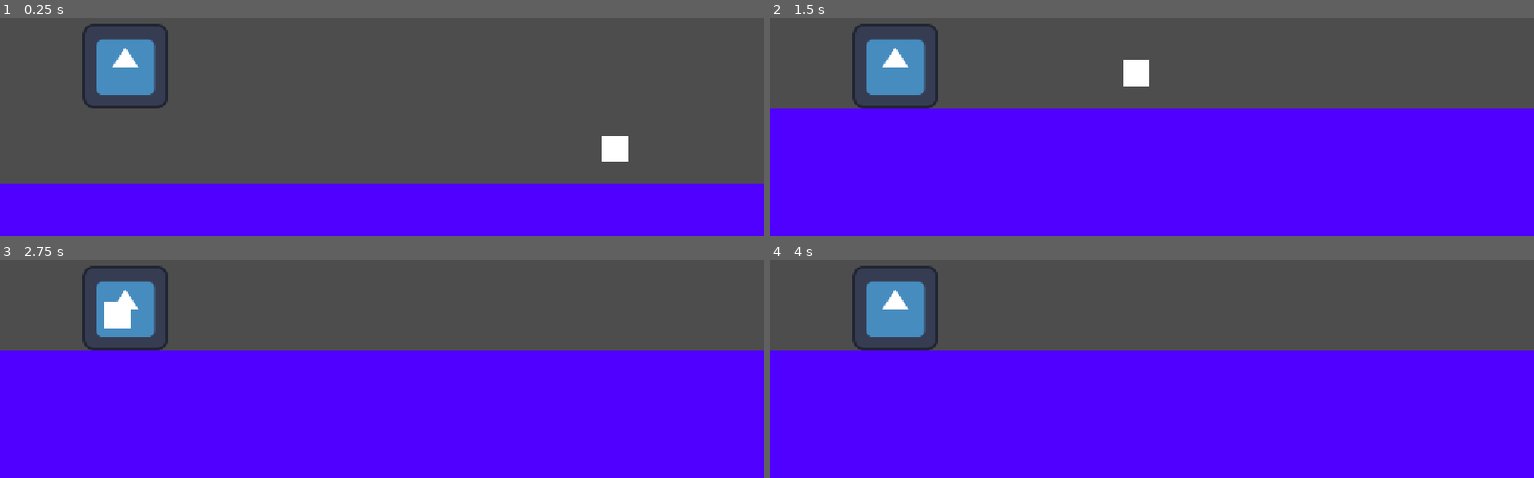
Above: before the commit, frames 1-4 (two rows, left to right).
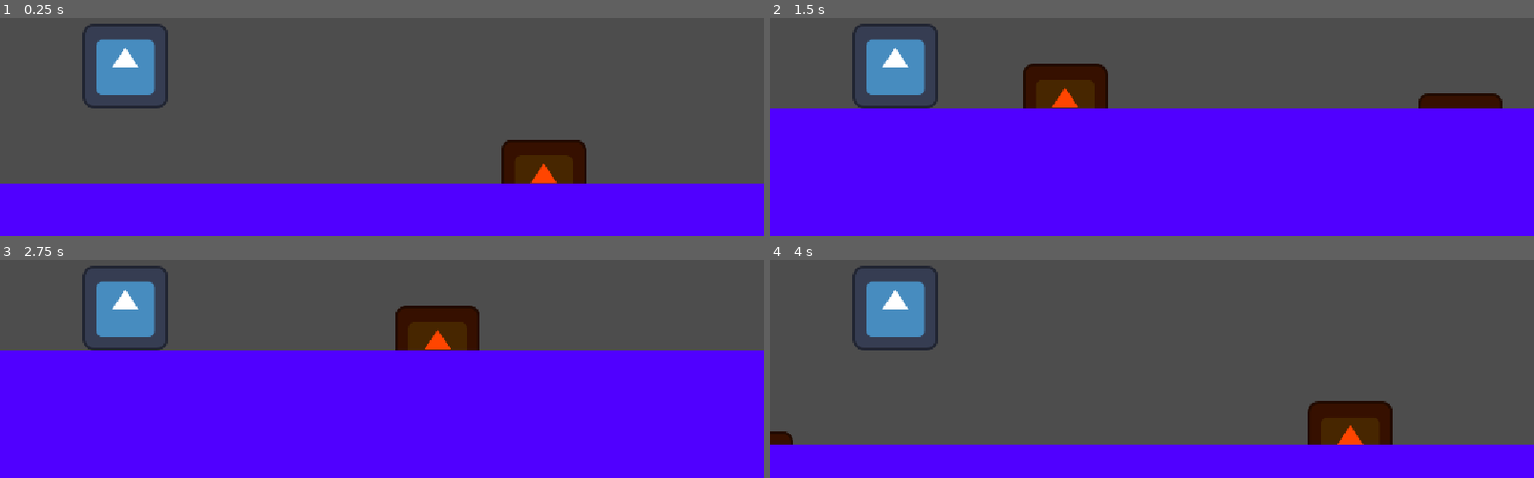
Above: after the commit, the same moments.

Repository: AJMoraes-58/Grupo9-infinite-runner
Game: Godot game, scene res://Cenas/mundo.tscn
The game is run twice, just before and just after one commit, with the same random seed, the same clock (stepped at 60 frames per second) and the same inputs. The engine's default icon, where the game draws it, is replaced by a stand-in: a white triangle on a blue panel in a dark square.
Inputs:
- Up to frame 1 (0.25 s): no input
- Up to frame 2 (1.5 s): hold Up (ui_up) from 0.53 s (still down)
- Up to frame 3 (2.75 s): release Up (ui_up) at 2.03 s
- Up to frame 4 (4 s): hold Up (ui_up) from 2.78 s (still down)

The runs differ from the first frame. In frame 1, 2.6% of the frame differs, in the area x 65-83%, y 54-76%; in frame 2, 3.4%; in frame 3, 2.6%; in frame 4, 43%, in the area x 0-100%, y 41-85%.

Commit message:
implementa a mecanica de colisao com obstaculos e o reinicio do jogo

Diff:
--- /dev/null
+++ b/Cenas/obstaculo_simples.tscn
@@ -0,0 +1,17 @@
+[gd_scene format=3 uid="uid://b5a1p5bnx7wd1"]
+
+[ext_resource type="Script" uid="uid://bxp4674ubmyym" path="res://Scripts/obstaculo_simples.gd" id="1_yg75w"]
+[ext_resource type="Texture2D" uid="uid://dc5t4hcakfa0n" path="res://icon.svg" id="1_ypbgm"]
+
+[sub_resource type="RectangleShape2D" id="RectangleShape2D_yg75w"]
+size = Vector2(128, 128)
+
+[node name="obstaculoSimples" type="Area2D" unique_id=158388069]
+script = ExtResource("1_yg75w")
+
+[node name="Sprite2D" type="Sprite2D" parent="." unique_id=915972913]
+modulate = Color(1, 0.27058825, 0, 1)
+texture = ExtResource("1_ypbgm")
+
+[node name="CollisionShape2D" type="CollisionShape2D" parent="." unique_id=956118933]
+shape = SubResource("RectangleShape2D_yg75w")
--- a/Cenas/segmento.tscn
+++ b/Cenas/segmento.tscn
@@ -1,9 +1,17 @@
 [gd_scene format=3 uid="uid://c84favsh5ccip"]
+
+[ext_resource type="PackedScene" uid="uid://b5a1p5bnx7wd1" path="res://Cenas/obstaculo_simples.tscn" id="1_fb153"]
 
 [sub_resource type="RectangleShape2D" id="RectangleShape2D_iv7sf"]
 size = Vector2(1500, 27)
 
 [node name="segmento" type="Node2D" unique_id=662211891]
+
+[node name="obstaculoSimples" parent="." unique_id=158388069 instance=ExtResource("1_fb153")]
+position = Vector2(792, 636)
+
+[node name="obstaculoSimples2" parent="." unique_id=626379676 instance=ExtResource("1_fb153")]
+position = Vector2(-112, 681)
 
 [node name="chao" type="StaticBody2D" parent="." unique_id=1642318362]
 position = Vector2(0, 650)
@@ -19,9 +27,3 @@
 offset_bottom = 289.0
 color = Color(0.3137255, 0, 1, 1)
 metadata/_edit_use_anchors_ = true
-
-[node name="ColorRect2" type="ColorRect" parent="chao" unique_id=768965816]
-offset_left = 879.0
-offset_top = -84.0
-offset_right = 919.0
-offset_bottom = -44.0
--- a/Scripts/mundo.gd
+++ b/Scripts/mundo.gd
@@ -13,7 +13,7 @@
 	for cenaSeg in range(MAXIMO_DE_SEGMENTOS): #cria os segmentos iniciais
 		Gerar_Segmento()
 
-func _process(delta: float) -> void:
+func _process(_delta: float) -> void:
 	if protagonista != null:
 		#verifica se a protagonista ta saindo da parte de segmentos carregados
 		if protagonista.global_position.x > marcacaoDeSegmento - (LARGURA_DO_SEGMENTO * 2):
--- /dev/null
+++ b/Scripts/obstaculo_simples.gd
@@ -0,0 +1,8 @@
+extends Area2D
+
+func _ready() -> void: #chama a funcao quando ocorre uma colisao
+	body_entered.connect(Sistema_De_Colisao)
+
+func Sistema_De_Colisao(corpo: Node2D) -> void:
+	if corpo.name == "protagonista":
+		get_tree().reload_current_scene() #recarrega o jogo quando bate
Not shown, added: Scripts/obstaculo_simples.gd.uid
